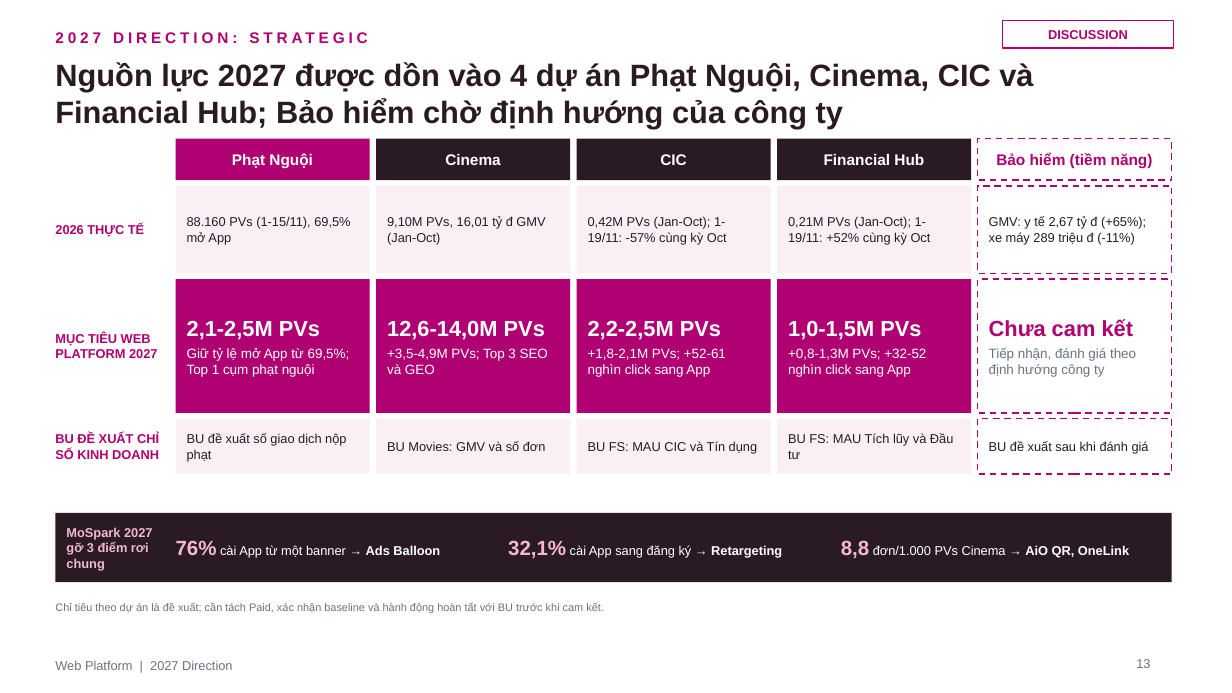
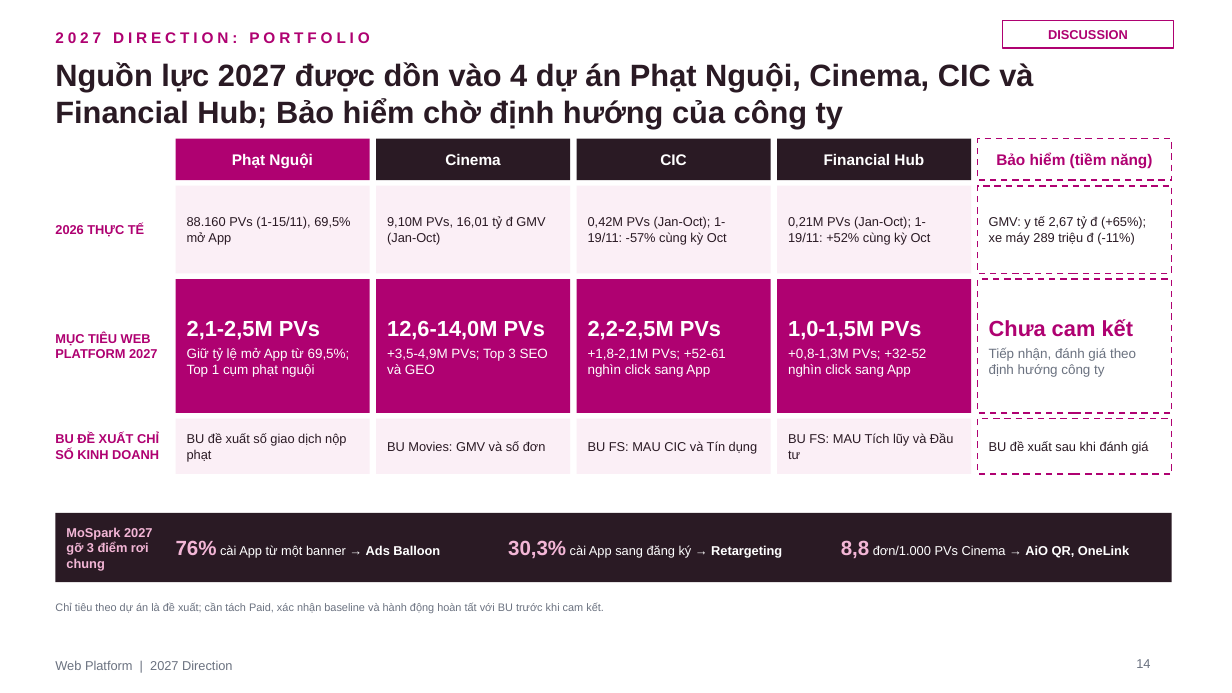
Before and after one commit to stormhoang/hienho-knowledgebase, a slide deck: slide 14 of 07_REPORTS/docs/strategy/2027 Direction - Web Platform (Framework).pptx (slide 13 before the commit). Drawn at 1232x693 pixels with LibreOffice and Linux fonts; fonts in the diff are those of the drawing. Boxes give left, top, right and bottom in pixels: in the first picture for what was removed or moved away, otherwise in the second. Text is boxed around its words. In the diff, an @@ line names an element or a change of style, - is before the commit and + after.

```diff
--- a/07_REPORTS/docs/strategy/2027 Direction - Web Platform (Framework).pptx
+++ b/07_REPORTS/docs/strategy/2027 Direction - Web Platform (Framework).pptx
@@ text at (x1=55, y1=32, x2=369, y2=43): text changed @@
-2027 DIRECTION: STRATEGIC
+2027 DIRECTION: PORTFOLIO
@@ text at (x1=508, y1=540, x2=782, y2=558): text changed @@
-32,1% cài App sang đăng ký → Retargeting
+30,3% cài App sang đăng ký → Retargeting
@@ page number at (x1=1136, y1=659, x2=1150, y2=668): text changed @@
-13
+14
```
Also in this commit, not shown: 17 other slides changed.
